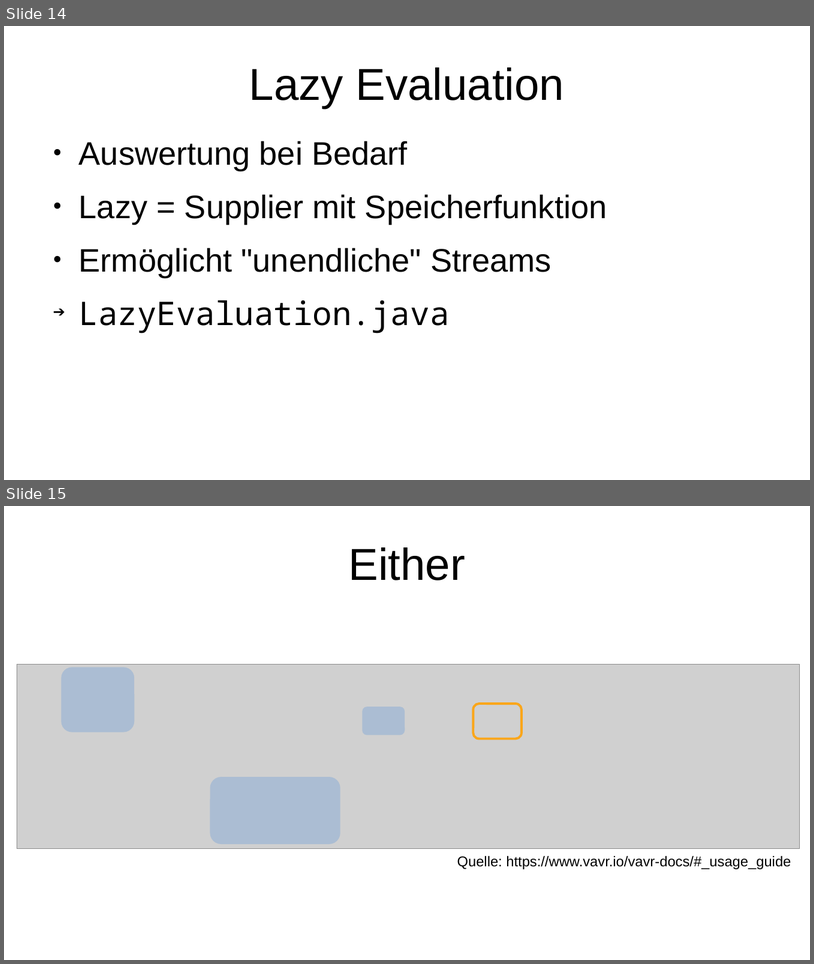
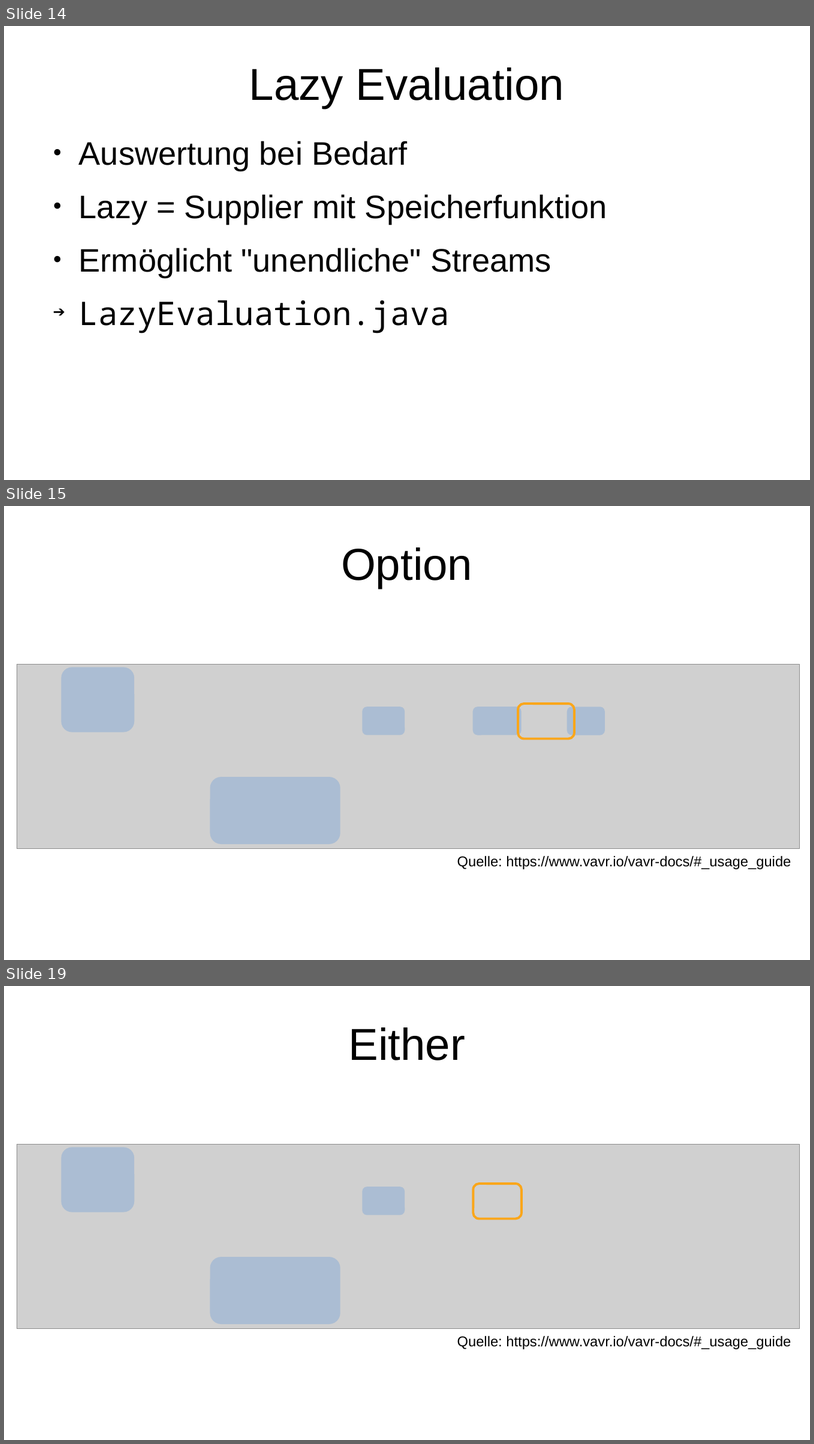
Before and after one commit to p3et/vavr-demo, a slide deck: coffee talk.odp. Shown one above the other, each under a label of ours: slides 14 and 15 before the commit, slides 14, 15 and 19 after it; the slides between them are not shown. The pictures are 814x964 and 814x1444 pixels, drawn with LibreOffice and Linux fonts; fonts in the diff are those of the drawing; grey boxes stand for pictures. Boxes give left, top, right and bottom in pixels: in the first picture for what was removed or moved away, otherwise in the second. Text is boxed around its words. In the diff, an @@ line names an element or a change of style, - is before the commit and + after.

Commit message:
option, monads

```diff
--- a/coffee talk.odp
+++ b/coffee talk.odp
@@ slide 15 added at box(4, 506, 810, 960), background #FFFFFF @@
@@ title added at box(341, 547, 473, 588), 44 pt, text #000000 @@
+Option
@@ picture added at box(17, 664, 800, 849) @@
@@ rounded rectangle added at box(61, 667, 134, 732), fill #7DA7D8 at 44% opacity @@
@@ rounded rectangle added at box(518, 703, 575, 739), outline #FAA61A 2.3 pt @@
@@ rounded rectangle added at box(363, 706, 405, 735), fill #7DA7D8 at 44% opacity @@
@@ rounded rectangle added at box(473, 706, 521, 735), fill #7DA7D8 at 44% opacity @@
@@ rounded rectangle added at box(567, 706, 606, 735), fill #7DA7D8 at 44% opacity @@
@@ rounded rectangle added at box(210, 777, 341, 844), fill #7DA7D8 at 44% opacity @@
@@ text added at box(458, 855, 791, 869), 14 pt, text #000000 @@
+Quelle: https://www.vavr.io/vavr-docs/#_usage_guide
@@ what was slide 15 is now slide 19 @@
```
Also in this commit, not shown: 3 other slides added, 1 other file.
